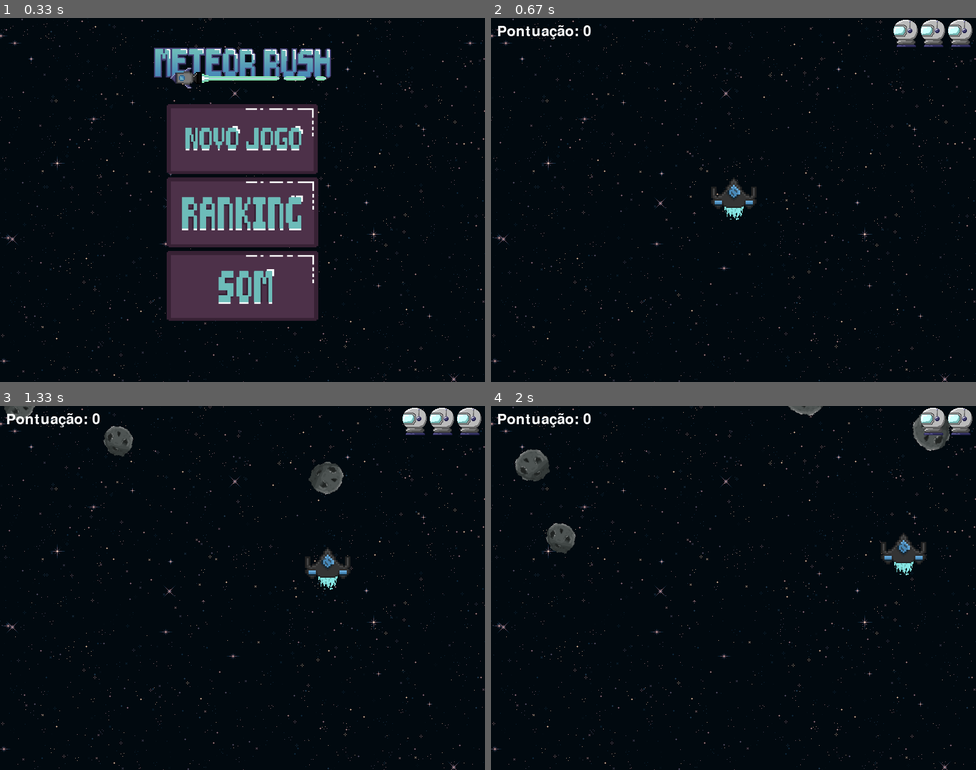
Above: before the commit, frames 1-4 (two rows, left to right).
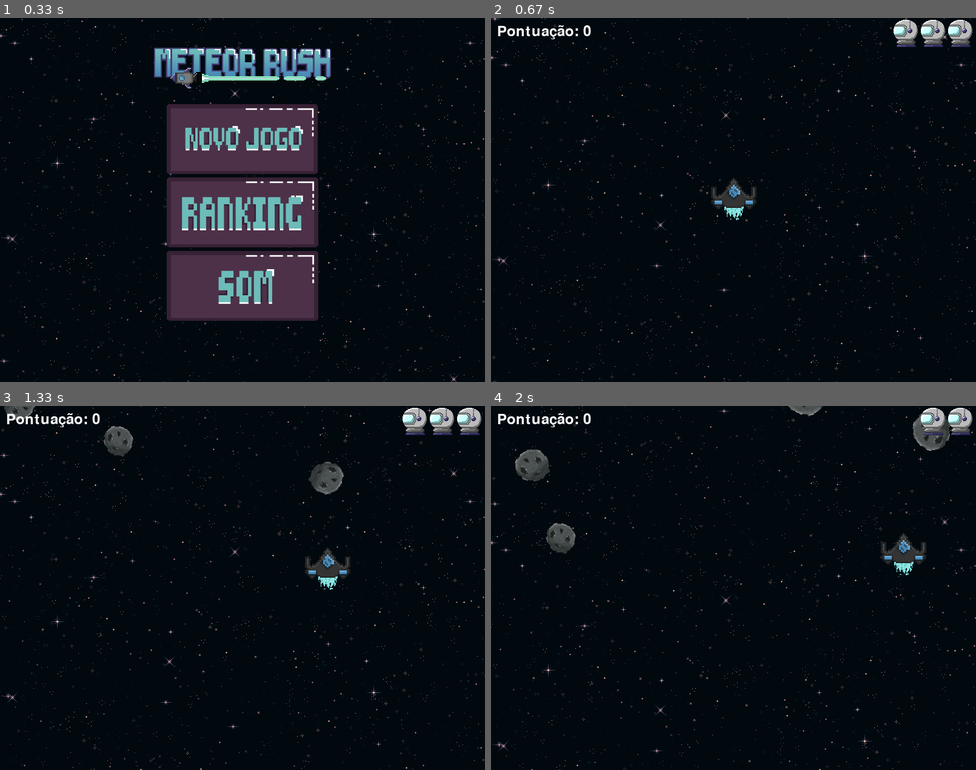
Above: after the commit, the same moments.

Repository: RafaelCarneiro16/MeteorRushPygame
Game: pygame game, started from codigo/main.py
Two runs of this game, one before a commit and one after it. Both use one fixed random seed, a clock stepped at 60 frames per second and the inputs below.
Inputs (mouse positions are in pixels of both pictures, inside the frame that each line leads up to):
- Up to frame 1 (0.33 s): no input
- Up to frame 2 (0.67 s): click (733, 138) at 0.38 s
- Up to frame 3 (1.33 s): hold Right 0.67-1.13 s; move the mouse to (223, 602) at 0.7 s; hold Up from 1.17 s (still down)
- Up to frame 4 (2 s): release Up at 1.47 s; hold Right 1.5-1.97 s

Frame 1 is identical in both runs. In frame 2, 1.5% of the frame differs, in the area x 0-100%, y 0-100%; in frame 3, 1.5%; in frame 4, 1.5%.

Commit message:
Fundo movendo

Diff:
--- a/codigo/jogo.py
+++ b/codigo/jogo.py
@@ -40,9 +40,14 @@
         evento_meteoro = pygame.USEREVENT + 1
         pygame.time.set_timer(evento_meteoro, 250)
 
+        # Posições do fundo animado
+        y1 = 0
+        y2 = -self.__tela.altura
+        velocidade_fundo = 2
+
         rodando = True
 
-        #Som
+        # Som
         self.__som.tocar_musica(r"C:\GitHub\Jogo\sons\musica_jogo.wav")
 
         while rodando:
@@ -58,10 +63,18 @@
                         Tiro(self.__jogador.rect.midtop, self.__grupo_tiros)
                         self.__som.tocar_efeitos(r"C:\GitHub\Jogo\sons\laser.wav")
 
-
                 elif evento.type == evento_meteoro:
                     x = random.randint(0, self.__tela.largura - 50)
                     Meteoro(x, self.__grupo_meteoros)
+
+            # Atualizar posição do fundo
+            y1 += velocidade_fundo
+            y2 += velocidade_fundo
+
+            if y1 >= self.__tela.altura:
+                y1 = -self.__tela.altura
+            if y2 >= self.__tela.altura:
+                y2 = -self.__tela.altura
 
             # Colisões
             colisao_jogador = pygame.sprite.spritecollide(self.__jogador, self.__grupo_meteoros, True)
@@ -81,15 +94,17 @@
                     pontuacao += meteoro.pontos
                     self.__som.tocar_efeitos(r"C:\GitHub\Jogo\sons\explosion.wav")
 
-
             # Atualizações
             self.__grupo_jogador.update(self.__tela)
             self.__grupo_tiros.update()
             self.__grupo_meteoros.update()
             self.__grupo_vidas.update()
 
-            # Desenhos
-            self.__tela.display.blit(self.__tela.imagem_fundo, self.__tela.rect_fundo)
+            # Desenhar fundo com rolagem
+            self.__tela.display.blit(self.__tela.imagem_fundo, (0, y1))
+            self.__tela.display.blit(self.__tela.imagem_fundo, (0, y2))
+
+            # Desenhar sprites e HUD
             self.__grupo_jogador.draw(self.__tela.display)
             self.__grupo_tiros.draw(self.__tela.display)
             self.__grupo_meteoros.draw(self.__tela.display)
